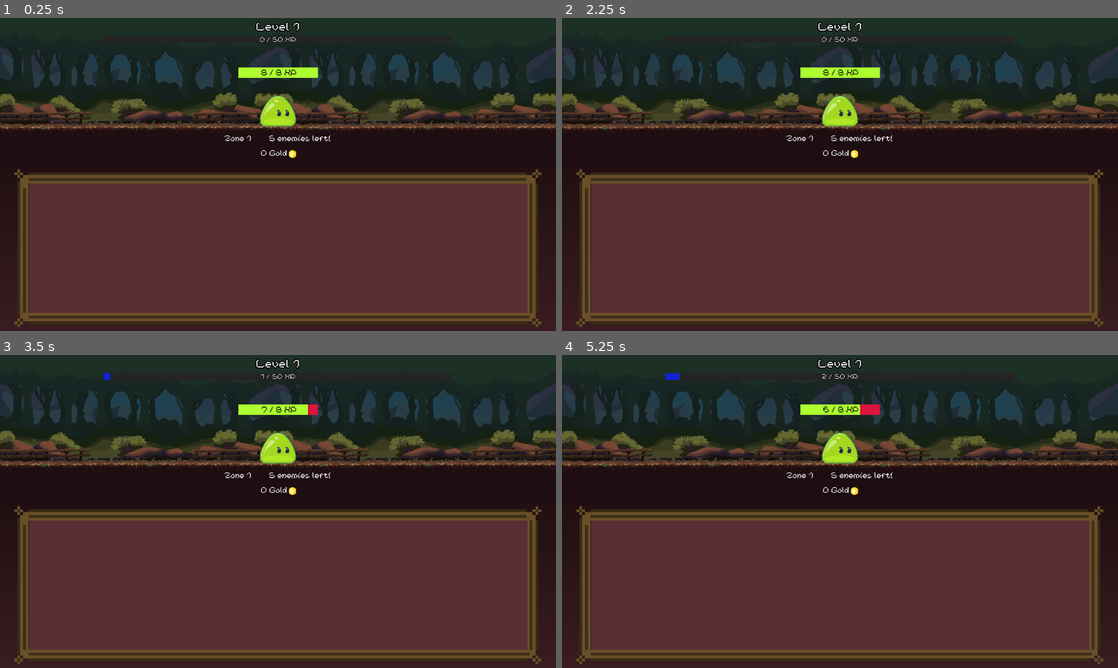
Above: before the commit, frames 1-4 (two rows, left to right).
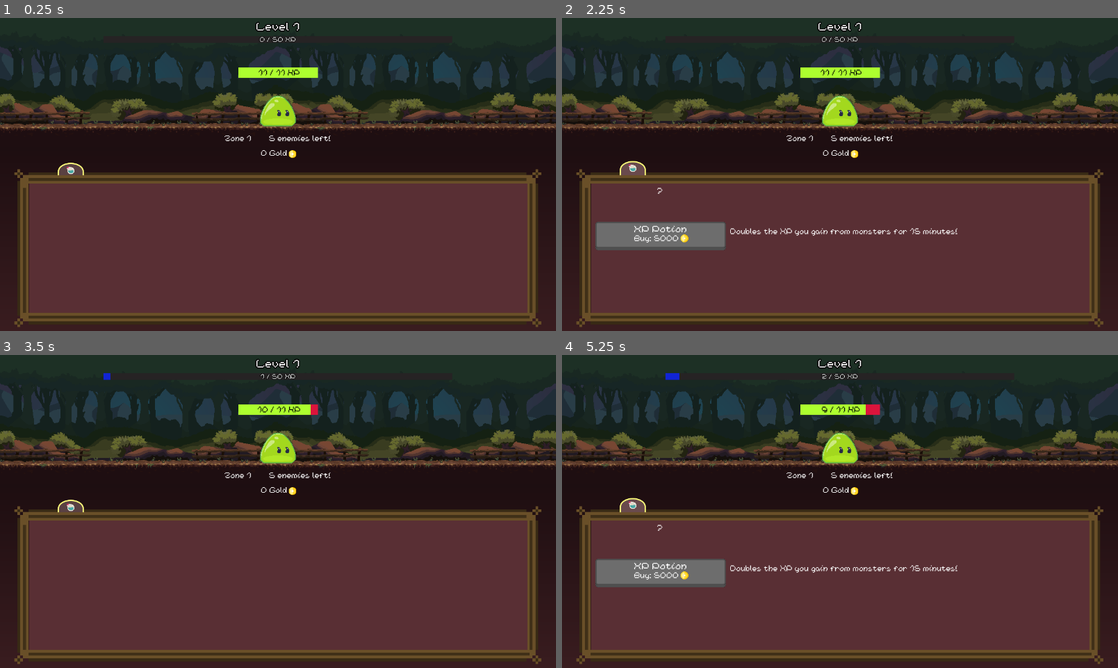
Above: after the commit, the same moments.

Repository: TTTaevas/SwordVenture
Game: Godot game, scene res://scenes/game.tscn
Two runs of this game, one before a commit and one after it. Both use one fixed random seed, a clock stepped at 60 frames per second and the inputs below. Before the commit the project starts from res://game.tscn.
Inputs (mouse positions are in pixels of both pictures, inside the frame that each line leads up to):
- Up to frame 1 (0.25 s): no input
- Up to frame 2 (2.25 s): click (634, 168) at 0.52 s; click (634, 168) at 1.27 s; click (634, 168) at 2.02 s
- Up to frame 3 (3.5 s): tap Enter at 2.75 s; move the mouse to (278, 448) at 2.77 s; click (278, 448) at 2.92 s
- Up to frame 4 (5.25 s): tap Space at 3.5, 5 s; move the mouse to (728, 527) at 3.52 s; click (728, 527) at 3.67 s; tap Enter at 4.25 s; move the mouse to (895, 442) at 4.27 s; click (895, 442) at 4.42 s; move the mouse to (812, 574) at 5.02 s; click (812, 574) at 5.17 s

The runs differ from the first frame. In frame 1, 0.2% of the frame differs, in the area x 10-54%, y 16-51%; in frame 2, 2.7%; in frame 3, 0.3%; in frame 4, 2.8%, in the area x 6-72%, y 15-75%.

Commit message:
commit message

Diff:
--- a/button.tscn
+++ /dev/null
@@ -1,7 +0,0 @@
-[gd_scene format=3 uid="uid://dwrr57nv07bmx"]
-
-[node name="Button" type="Button"]
-offset_right = 470.0
-offset_bottom = 110.0
-toggle_mode = true
-flat = true
--- a/project.godot
+++ b/project.godot
@@ -11,14 +11,14 @@
 [application]
 
 config/name="clicker-game"
-run/main_scene="res://game.tscn"
+run/main_scene="res://scenes/game.tscn"
 config/features=PackedStringArray("4.1", "GL Compatibility")
 boot_splash/show_image=false
 config/icon="res://icon.svg"
 
 [autoload]
 
-PlayerVariables="*res://player_variables.gd"
+PlayerVariables="*res://scenes/player_variables.gd"
 
 [display]
 
--- /dev/null
+++ b/scenes/bottom/shop.gd
@@ -0,0 +1,13 @@
+extends Control
+
+var category: String
+
+func _process(_delta):
+	if category == "swords":
+		$Container/VContainer/Stats.text = "Damage per second: %s
+		Damage per attack: %s
+		Attacks per second: %s" % [
+			PlayerVariables.damage_per_second,
+			PlayerVariables.damage_per_attack,
+			PlayerVariables.attacks_per_second
+		]
--- a/shop.tscn
+++ b/scenes/bottom/shop.tscn
@@ -1,7 +1,7 @@
 [gd_scene load_steps=3 format=3 uid="uid://doqgib1stltyo"]
 
-[ext_resource type="Script" path="res://shop.gd" id="1_e3kmj"]
-[ext_resource type="LabelSettings" uid="uid://cpuux455m0mhe" path="res://font.tres" id="2_xu3t6"]
+[ext_resource type="Script" path="res://scenes/bottom/shop.gd" id="1_s5rbp"]
+[ext_resource type="LabelSettings" uid="uid://cpuux455m0mhe" path="res://font.tres" id="2_yye7i"]
 
 [node name="Shop" type="Control"]
 layout_mode = 3
@@ -10,12 +10,14 @@
 anchor_bottom = 1.0
 grow_horizontal = 2
 grow_vertical = 2
-script = ExtResource("1_e3kmj")
+script = ExtResource("1_s5rbp")
 
 [node name="Container" type="ScrollContainer" parent="."]
 layout_mode = 2
-offset_right = 40.0
-offset_bottom = 40.0
+offset_left = 115.0
+offset_top = 42.0
+offset_right = 155.0
+offset_bottom = 82.0
 
 [node name="VContainer" type="VBoxContainer" parent="Container"]
 layout_mode = 2
@@ -23,8 +25,8 @@
 
 [node name="Stats" type="Label" parent="Container/VContainer"]
 layout_mode = 2
-text = "Damage per second: 0
-Damage per attack: 0
-Attacks per second: 0"
-label_settings = ExtResource("2_xu3t6")
+text = "?"
+label_settings = ExtResource("2_yye7i")
 horizontal_alignment = 1
+vertical_alignment = 2
+autowrap_mode = 1
--- /dev/null
+++ b/scenes/bottom/shop_button.gd
@@ -0,0 +1,104 @@
+extends TextureButton
+
+signal buy(item)
+
+# Universal
+var psed := false
+var i_name: String
+var i_description: String
+var category: String
+var price: int
+
+# Swords
+var current_dps := 0
+var dps: int
+var original_dps: int
+var level := 0
+
+# Potions
+var duration: int
+var duration_left := 0
+var effect: Callable
+var expired_effect: Callable
+
+func _ready():
+	$Item.text = i_name
+	$Description.text = i_description
+	original_dps = dps
+
+func _process(_delta):
+	if PlayerVariables.gold < price or duration_left > 0 or level + 1 > PlayerVariables.level:
+		disabled = true
+	elif disabled == true:
+		disabled = false
+
+	$Price.text = "%s: %s" % ["Buy" if level == 0 else "Upgrade", price]
+	$Price.size = $Price.get_theme_font("font").get_string_size($Price.text)
+
+	$Item.position.x = (size.x / 2) - ($Item.size.x / 2)
+	var gs_width = $GoldSprite.texture.get_width() * $GoldSprite.scale.x
+	$Price.position.x = (size.x / 2) - ($Price.size.x / 2) - (gs_width / 2)
+	$GoldSprite.position.x = $Price.position.x + $Price.size.x + 12
+
+	if button_pressed and psed == false:
+		psed = true
+		var children := get_children().filter(func(i): return i.name != "Stats")
+		for i in children:
+			i.position.y += 5
+	elif button_pressed == false and psed:
+		psed = false
+		var children := get_children().filter(func(i): return i.name != "Stats")
+		for i in children:
+			i.position.y -= 5
+
+	if level < 1:
+		if category == "swords":
+			$Stats.text = "Once equipped, it is able to deal %s damage per second!" % dps
+		else:
+			$Stats.text = ""
+	else:
+		if category == "swords":
+			$Stats.text = "Does %s dps, will do %s if you upgrade it! Requires Level %s." % [current_dps, dps, level + 1]
+		else:
+			$Stats.text = "%s left!" % translate_time(duration_left)
+
+	$Description.size = $Description.get_theme_font("font").get_string_size($Description.text)
+	$Description.position.x = size.x + 10
+	$Description.position.y = 15
+
+	$Stats.size = $Stats.get_theme_font("font").get_string_size($Stats.text)
+	$Stats.position.x = size.x + 10
+	$Stats.position.y = 35
+
+func _pressed():
+	level += 1
+	if category == "swords":
+		buy.emit({"name": i_name, "price": price, "category": category, "dps": dps, "equipped": false})
+		price = ceil(price * 1.07)
+		current_dps = dps
+		dps += original_dps
+	elif category == "potions":
+		price = ceil(price * 8.60)
+		duration_left = duration
+		effect.call()
+		for i in duration_left:
+			await get_tree().create_timer(1).timeout
+			duration_left -= 1
+			if i + 1 == duration:
+				expired_effect.call()
+				level -= 1
+
+func translate_time(seconds: int):
+	var m := 0
+	var s = 0
+
+	var i = seconds
+	while i >= 60:
+		m += 1
+		i -= 60
+	while i > 0:
+		s += 1
+		i -= 1
+
+	s = ("0%s" % s) if s < 10 else s
+	return "%s:%s" % [m, s]
--- a/shop_button.tscn
+++ b/scenes/bottom/shop_button.tscn
@@ -1,26 +1,26 @@
 [gd_scene load_steps=9 format=3 uid="uid://dv6j7d1wb4lp8"]
 
-[ext_resource type="Texture2D" uid="uid://2qkltni53yls" path="res://sprites/button.png" id="1_d87om"]
-[ext_resource type="Texture2D" uid="uid://cwqekda54104m" path="res://sprites/button-pressed.png" id="2_ab0kq"]
-[ext_resource type="Texture2D" uid="uid://c6yy4iwyt684a" path="res://sprites/button-disabled.png" id="2_wx7dx"]
-[ext_resource type="Script" path="res://shop_button.gd" id="4_tf2b4"]
-[ext_resource type="FontFile" uid="uid://kr3d464f7640" path="res://NineteenNinetySix-lWzq.ttf" id="4_vxvq5"]
-[ext_resource type="LabelSettings" uid="uid://cpuux455m0mhe" path="res://font.tres" id="5_nhsk4"]
-[ext_resource type="Texture2D" uid="uid://dsurnabs8anjd" path="res://sprites/icons/coin.png" id="7_6trgp"]
+[ext_resource type="Texture2D" uid="uid://2qkltni53yls" path="res://sprites/button.png" id="1_q7po2"]
+[ext_resource type="Texture2D" uid="uid://cwqekda54104m" path="res://sprites/button-pressed.png" id="2_is6mq"]
+[ext_resource type="Texture2D" uid="uid://c6yy4iwyt684a" path="res://sprites/button-disabled.png" id="3_tepil"]
+[ext_resource type="Script" path="res://scenes/bottom/shop_button.gd" id="4_6fwbr"]
+[ext_resource type="FontFile" uid="uid://kr3d464f7640" path="res://NineteenNinetySix-lWzq.ttf" id="5_j1y8c"]
+[ext_resource type="LabelSettings" uid="uid://cpuux455m0mhe" path="res://font.tres" id="6_6b5uk"]
+[ext_resource type="Texture2D" uid="uid://dsurnabs8anjd" path="res://sprites/icons/coin.png" id="7_4gwl3"]
 
 [sub_resource type="LabelSettings" id="LabelSettings_ltf2n"]
 line_spacing = 2.0
-font = ExtResource("4_vxvq5")
+font = ExtResource("5_j1y8c")
 font_size = 20
 
 [node name="Shop_button" type="TextureButton"]
 offset_right = 40.0
 offset_bottom = 40.0
 keep_pressed_outside = true
-texture_normal = ExtResource("1_d87om")
-texture_pressed = ExtResource("2_ab0kq")
-texture_disabled = ExtResource("2_wx7dx")
-script = ExtResource("4_tf2b4")
+texture_normal = ExtResource("1_q7po2")
+texture_pressed = ExtResource("2_is6mq")
+texture_disabled = ExtResource("3_tepil")
+script = ExtResource("4_6fwbr")
 
 [node name="Item" type="Label" parent="."]
 layout_mode = 0
--- a/shop_category.tscn
+++ b/scenes/bottom/shop_category.tscn
@@ -2,7 +2,7 @@
 
 [ext_resource type="Texture2D" uid="uid://cvloyjjmu7vv2" path="res://sprites/category_closed.png" id="1_d4ew0"]
 [ext_resource type="Texture2D" uid="uid://b5f8vqkn1asb7" path="res://sprites/category_open.png" id="2_jyt82"]
-[ext_resource type="Script" path="res://shop_category.gd" id="3_6al8e"]
+[ext_resource type="Script" path="res://scenes/bottom/shop_category.gd" id="3_6al8e"]
 [ext_resource type="Texture2D" uid="uid://c06bk3klll0wx" path="res://sprites/icons/potion.png" id="4_egnbv"]
 
 [node name="Shop_category" type="TextureButton"]
--- a/bottom_screen.gd
+++ b/scenes/bottom_screen.gd
@@ -4,29 +4,34 @@
 
 var categories = [
 	{"name": "swords", "sprite": "res://sprites/icons/sword.png", "required_level": 2}, #2
-	{"name": "potions", "sprite": "res://sprites/icons/potion.png", "required_level": 4}, #4
+	{"name": "potions", "sprite": "res://sprites/icons/potion.png", "required_level": 1}, #4
 	{"name": "scrolls", "sprite": "res://sprites/icons/scroll.png", "required_level": 10}, #10
 	{"name": "enchantments", "sprite": "res://sprites/icons/spark.png", "required_level": 20}, #20
 ]
-var shop_category = preload("res://shop_category.tscn")
+var shop_category = preload("res://scenes/bottom/shop_category.tscn")
 
 var items = [
-	{"category": "swords", "price": 5, "dps": 1, "name": "Wooden Stick", #5 #1
-	"description": "A weird stick an old man sold you. It looks very fragile."},
-	{"category": "swords", "price": 30, "dps": 3, "name": "Stone Sword", #30
-	"description": "Two rocks assembled on a stick. It's very cubic."},
-	{"category": "swords", "price": 100, "dps": 7, "name": "Iron Sword",
-	"description": "Forged by a blacksmith amateur. You'll have to deal with it."},
-	{"category": "swords", "price": 800, "dps": 20, "name": "Ruby Sword",
-	"description": "Shines like blood. Is it even made with Ruby?"},
-	{"category": "swords", "price": 3000, "dps": 60, "name": "Fire Sword",
-	"description": "A magical sword made of fire. Useful to cook some skeletons."},
-	{"category": "swords", "price": 12000, "dps": 150, "name": "Sapphire Sword",
-	"description": "Infused with magic, this sword shoots waves."},
+	{"category": "swords", "price": 5, "dps": 1, "i_name": "Wooden Stick", #5 #1
+	"i_description": "A weird stick an old man sold you. It looks very fragile."},
+	{"category": "swords", "price": 30, "dps": 3, "i_name": "Stone Sword", #30
+	"i_description": "Two rocks assembled on a stick. It's very cubic."},
+	{"category": "swords", "price": 100, "dps": 7, "i_name": "Iron Sword",
+	"i_description": "Forged by a blacksmith amateur. You'll have to deal with it."},
+	{"category": "swords", "price": 800, "dps": 20, "i_name": "Ruby Sword",
+	"i_description": "Shines like blood. Is it even made with Ruby?"},
+	{"category": "swords", "price": 3000, "dps": 60, "i_name": "Fire Sword",
+	"i_description": "A magical sword made of fire. Useful to cook some skeletons."},
+	{"category": "swords", "price": 12000, "dps": 150, "i_name": "Sapphire Sword",
+	"i_description": "Infused with magic, this sword shoots waves."},
+
+	{"category": "potions", "price": 5000, "duration": 15 * 60, "i_name": "XP Potion",
+	"i_description": "Doubles the XP you gain from monsters for 15 minutes!",
+	"effect": func(): PlayerVariables.xp_effects.push_back(2),
+	"expired_effect": func(): PlayerVariables.xp_effects.remove_at(PlayerVariables.xp_effects.find(2))},
 ]
-var shop_item = preload("res://shop_button.tscn")
+var shop_item = preload("res://scenes/bottom/shop_button.tscn")
 
-var shop_selling = preload("res://shop.tscn")
+var shop_selling = preload("res://scenes/bottom/shop.tscn")
 
 var bought_items = []
 
@@ -55,17 +60,18 @@
 			var item = shop_item.instantiate()
 			item.name = "item_%s" % id
 			item.category = cat["name"]
-			item.i_name = i["name"]
-			item.i_description = i["description"]
-			item.price = i["price"]
-			item.dps = i["dps"]
+
+			var keys = i.keys()
+			for key in keys:
+				item[key] = i[key]
+
 			item.connect("buy", buy)
 			shop.find_child("VContainer", true, false).add_child(item)
 
 			# Cheat for vertical scrollbar
 			var separator = TextureRect.new()
-			separator.z_index = -10
-			separator.name = "separator_%s" % id
+			separator.name = "separator_%s-%s" % [cat["name"], id]
+			separator.mouse_filter = separator.MOUSE_FILTER_IGNORE
 			separator.texture = GradientTexture2D.new()
 			separator.texture.set_height(10 if id != len(filtered_items) else 60)
 			separator.texture.gradient = Gradient.new()
@@ -74,12 +80,12 @@
 
 		# Cheat for horizontal scrollbar
 		if len(filtered_items) > 0:
-			filtered_items.sort_custom(func(a, b): return len(a.description) > len(b.description))
+			filtered_items.sort_custom(func(a, b): return len(a.i_description) > len(b.i_description))
 			var l = filtered_items[0]
-			var x = shop.find_children("item_*", "", true, false)[0].get_theme_font("font").get_string_size(l.description).x
+			var x = shop.find_children("item_*", "", true, false)[0].get_theme_font("font").get_string_size(l.i_description).x
 			var separator = TextureRect.new()
-			separator.z_index = -10
-			separator.name = "separator_horizontal"
+			separator.name = "separator_%s-horizontal" % cat["name"]
+			separator.mouse_filter = separator.MOUSE_FILTER_IGNORE
 			separator.texture = GradientTexture2D.new()
 			separator.texture.set_width(x * 2)
 			separator.texture.set_height(1)
--- a/bottom_screen.tscn
+++ b/scenes/bottom_screen.tscn
@@ -1,9 +1,9 @@
 [gd_scene load_steps=7 format=3 uid="uid://pdloxy5lmu86"]
 
-[ext_resource type="Script" path="res://bottom_screen.gd" id="1_4gij1"]
-[ext_resource type="LabelSettings" uid="uid://cpuux455m0mhe" path="res://font.tres" id="2_4n3bo"]
-[ext_resource type="Texture2D" uid="uid://dsurnabs8anjd" path="res://sprites/icons/coin.png" id="3_34u47"]
-[ext_resource type="Texture2D" uid="uid://dwj7nmugh8so0" path="res://sprites/borders.png" id="4_2tjxh"]
+[ext_resource type="Script" path="res://scenes/bottom_screen.gd" id="1_f157k"]
+[ext_resource type="LabelSettings" uid="uid://cpuux455m0mhe" path="res://font.tres" id="2_n1mm5"]
+[ext_resource type="Texture2D" uid="uid://dsurnabs8anjd" path="res://sprites/icons/coin.png" id="3_kf4fc"]
+[ext_resource type="Texture2D" uid="uid://dwj7nmugh8so0" path="res://sprites/borders.png" id="4_ur28x"]
 
 [sub_resource type="Gradient" id="Gradient_xl7xx"]
 colors = PackedColorArray(0.227451, 0.113725, 0.12549, 1, 0.117647, 0.054902, 0.0666667, 1)
@@ -15,7 +15,7 @@
 metadata/_snap_enabled = true
 
 [node name="Bottom_screen" type="Node2D"]
-script = ExtResource("1_4gij1")
+script = ExtResource("1_f157k")
 
 [node name="Background" type="TextureRect" parent="."]
 offset_left = 439.0
--- a/enemy_screen.gd
+++ b/scenes/enemy_screen.gd
@@ -2,7 +2,7 @@
 
 signal gold_change
 
-var enemy_scene = preload("res://enemy.tscn")
+var enemy_scene = preload("res://scenes/top/enemy.tscn")
 var enemies_left = 0
 
 var animation_ongoing := false
@@ -24,16 +24,11 @@
 	$Zone.position.x = (get_viewport_rect().size.x / 2) - (($Zone.size.x + $Enemies_left.size.x + 40) / 2)
 	$Enemies_left.position.x = $Zone.position.x + $Zone.size.x + 40
 
-	if PlayerVariables.experience >= PlayerVariables.max_experience:
-		PlayerVariables.experience = 0
-		PlayerVariables.max_experience = round(PlayerVariables.max_experience * 1.4)
-		PlayerVariables.level += 1
-
 func pacification(method, e):
 	if method == "death":
 		PlayerVariables.enemies_killed += 1
 		gold_change.emit(max(1, round(e.max_health / 10)))
-		PlayerVariables.experience += PlayerVariables.zone
+		PlayerVariables.gain_experience(PlayerVariables.zone)
 	elif method == "flee":
 		var enemy = e.duplicate()
 		for property in e.get_property_list():
@@ -52,7 +47,7 @@
 
 			PlayerVariables.zone += 1
 			PlayerVariables.enemies_killed = 0
-			PlayerVariables.enemies_to_progress = 10
+			PlayerVariables.enemies_to_progress = 10 if randi() % 101 < 100 else 25
 		else:
 			for i in enemies:
 				i.free()
--- a/enemy_screen.tscn
+++ b/scenes/enemy_screen.tscn
@@ -1,9 +1,9 @@
 [gd_scene load_steps=5 format=3 uid="uid://f06seee5et7e"]
 
-[ext_resource type="Script" path="res://enemy_screen.gd" id="1_4muio"]
-[ext_resource type="PackedScene" uid="uid://2lhc2v1sp8vg" path="res://background.tscn" id="2_wk1xv"]
+[ext_resource type="Script" path="res://scenes/enemy_screen.gd" id="1_4muio"]
+[ext_resource type="PackedScene" uid="uid://2lhc2v1sp8vg" path="res://scenes/top/background.tscn" id="2_wk1xv"]
 [ext_resource type="LabelSettings" uid="uid://cpuux455m0mhe" path="res://font.tres" id="3_giub2"]
-[ext_resource type="PackedScene" uid="uid://iwi5ikm0uld6" path="res://level.tscn" id="4_f8fu2"]
+[ext_resource type="PackedScene" uid="uid://iwi5ikm0uld6" path="res://scenes/top/level.tscn" id="4_f8fu2"]
 
 [node name="Enemy_screen" type="Node2D"]
 script = ExtResource("1_4muio")
--- a/game.tscn
+++ b/scenes/game.tscn
@@ -1,8 +1,8 @@
 [gd_scene load_steps=4 format=3 uid="uid://wjr5471kp4hn"]
 
-[ext_resource type="Script" path="res://game.gd" id="1_5u8fi"]
-[ext_resource type="PackedScene" uid="uid://f06seee5et7e" path="res://enemy_screen.tscn" id="1_gl7b4"]
-[ext_resource type="PackedScene" uid="uid://pdloxy5lmu86" path="res://bottom_screen.tscn" id="2_1ybcm"]
+[ext_resource type="Script" path="res://scenes/game.gd" id="1_5u8fi"]
+[ext_resource type="PackedScene" uid="uid://f06seee5et7e" path="res://scenes/enemy_screen.tscn" id="1_gl7b4"]
+[ext_resource type="PackedScene" uid="uid://pdloxy5lmu86" path="res://scenes/bottom_screen.tscn" id="2_1ybcm"]
 
 [node name="Game" type="Node2D"]
 script = ExtResource("1_5u8fi")
--- a/player_variables.gd
+++ b/scenes/player_variables.gd
@@ -3,6 +3,19 @@
 var level := 1
 var experience := 0
 var max_experience := 50
+var xp_effects := []
+
+func gain_experience(xp):
+	for effect in xp_effects:
+		xp *= effect
+
+	while xp > 0:
+		experience += 1
+		if experience >= max_experience:
+			level += 1
+			experience = 0
+			max_experience = round(PlayerVariables.max_experience * 1.4)
+		xp -= 1
 
 var gold := 0
 
--- a/background.gd
+++ b/scenes/top/background.gd
@@ -2,7 +2,7 @@
 
 func _process(_delta):
 	var screen := get_viewport_rect().size
-	var elements := get_children()
+	var elements := find_children("", "TextureRect")
 
 	var size = 640
 	while size < screen.x * 3:
@@ -15,9 +15,12 @@
 			i.position.x = 0
 
 func animate(max_time: float, normal_speed: float, enemies):
-	var elements := get_children()
+	var elements := find_children("", "TextureRect")
 	var time := randf_range(0.90, max_time)
 	var speed := normal_speed + (time / 2)
+
+	var c = randi() % 3
+	var positive := bool(randi() % 2)
 
 	while time > 0:
 		await get_tree().create_timer(0.01).timeout
@@ -39,6 +42,17 @@
 			speed /= 1.05
 		time -= 0.01
 
+		var colors = [$Light.color.r, $Light.color.g, $Light.color.b, $Light.color.a]
+		if positive:
+			colors[c] += randf_range(0.00, 0.0005)
+		else:
+			colors[c] -= randf_range(0.00, 0.0005)
+		if colors[c] > 0.7 and positive:
+			positive = false
+		if colors[c] < -0.2 and not positive:
+			positive = true
+		$Light.set_color(Color(colors[0], colors[1], colors[2], colors[3]))
+
 	for i in enemies:
 		i.free()
 
--- a/background.tscn
+++ b/scenes/top/background.tscn
@@ -1,6 +1,6 @@
 [gd_scene load_steps=10 format=3 uid="uid://2lhc2v1sp8vg"]
 
-[ext_resource type="Script" path="res://background.gd" id="1_ls6f0"]
+[ext_resource type="Script" path="res://scenes/top/background.gd" id="1_ls6f0"]
 [ext_resource type="Texture2D" uid="uid://b8gnka63ky5c2" path="res://sprites/background/1Tiles.png" id="2_es3oe"]
 [ext_resource type="Texture2D" uid="uid://c54fesbk88kk" path="res://sprites/background/2Fence.png" id="3_8aaws"]
 [ext_resource type="Texture2D" uid="uid://bwb1jlcciwhuu" path="res://sprites/background/3Bushes.png" id="4_imf26"]
@@ -84,3 +84,10 @@
 texture = ExtResource("9_nsdj1")
 expand_mode = 1
 stretch_mode = 1
+
+[node name="Light" type="DirectionalLight2D" parent="."]
+position = Vector2(315, 161)
+color = Color(0, 0, 0, 1)
+energy = 0.15
+range_z_min = -349
+shadow_color = Color(0, 0, 0, 0.85098)
--- a/enemy.gd
+++ b/scenes/top/enemy.gd
@@ -11,8 +11,8 @@
 }
 var mouse_on_sprite := false
 
-var healthbar = preload("res://health.tscn")
-var panicbar = preload("res://panic.tscn")
+var healthbar = preload("res://scenes/top/health.tscn")
+var panicbar = preload("res://scenes/top/panic.tscn")
 var found_dead := false
 var latest_click := Time.get_unix_time_from_system()
 
@@ -111,7 +111,7 @@
 		pacification.emit("death", self)
 
 	elif personality == "coward" and not fleeing and not found_dead:
-		var dice = floor(randf_range(1, ((100 * (health + PlayerVariables.level)) / max_health)))
+		var dice = floor(randf_range(1, ((100 * (health + int(PlayerVariables.level / 2))) / max_health)))
 
 		if dice <= (panic * 3) or fled_once:
 			shake += 2 if dice <= (panic) else -shake + -2
@@ -132,7 +132,7 @@
 	if ev is InputEventMouseButton and ev.button_index == MOUSE_BUTTON_LEFT:
 		if ev.pressed and mouse_on_sprite and health > 0 and not fleeing:
 			health -= PlayerVariables.level
-			PlayerVariables.experience += 1
+			PlayerVariables.gain_experience(1)
 
 			var click_time := Time.get_unix_time_from_system()
 			latest_click = click_time
--- a/enemy.tscn
+++ b/scenes/top/enemy.tscn
@@ -1,10 +1,10 @@
 [gd_scene load_steps=2 format=3 uid="uid://fsm14h585y6t"]
 
-[ext_resource type="Script" path="res://enemy.gd" id="1_rcq4w"]
+[ext_resource type="Script" path="res://scenes/top/enemy.gd" id="1_fh0y6"]
 
 [node name="Enemy" type="Area2D"]
 position = Vector2(1, 1)
-script = ExtResource("1_rcq4w")
+script = ExtResource("1_fh0y6")
 
 [connection signal="mouse_entered" from="." to="." method="_on_enemy_mouse_entered"]
 [connection signal="mouse_exited" from="." to="." method="_on_enemy_mouse_exited"]
--- a/health.tscn
+++ b/scenes/top/health.tscn
@@ -2,7 +2,7 @@
 
 [ext_resource type="Texture2D" uid="uid://chuqjfohskl7s" path="res://sprites/healthbar_empty.png" id="1_ycd3f"]
 [ext_resource type="Texture2D" uid="uid://car6splam6lsu" path="res://sprites/healthbar_full.png" id="2_qn6k8"]
-[ext_resource type="Script" path="res://health.gd" id="3_1nh6o"]
+[ext_resource type="Script" path="res://scenes/top/health.gd" id="3_1nh6o"]
 [ext_resource type="FontFile" uid="uid://kr3d464f7640" path="res://NineteenNinetySix-lWzq.ttf" id="4_a1dqm"]
 
 [sub_resource type="LabelSettings" id="LabelSettings_tscqr"]
--- a/level.tscn
+++ b/scenes/top/level.tscn
@@ -1,6 +1,6 @@
 [gd_scene load_steps=7 format=3 uid="uid://iwi5ikm0uld6"]
 
-[ext_resource type="Script" path="res://level.gd" id="1_8h12d"]
+[ext_resource type="Script" path="res://scenes/top/level.gd" id="1_8h12d"]
 [ext_resource type="FontFile" uid="uid://kr3d464f7640" path="res://NineteenNinetySix-lWzq.ttf" id="1_d4lrc"]
 [ext_resource type="Texture2D" uid="uid://ga7tektyktsc" path="res://sprites/expbar_empty.png" id="3_7kiep"]
 [ext_resource type="Texture2D" uid="uid://cj4b26y3wcx88" path="res://sprites/expbar_full.png" id="4_hx12s"]
--- a/panic.tscn
+++ b/scenes/top/panic.tscn
@@ -2,7 +2,7 @@
 
 [ext_resource type="Texture2D" uid="uid://mekeu342krgg" path="res://sprites/panicbar_bottom.png" id="1_u44bu"]
 [ext_resource type="Texture2D" uid="uid://dhnnjgx33jfg4" path="res://sprites/panicbar_progress.png" id="3_hrvmn"]
-[ext_resource type="Script" path="res://panic.gd" id="4_pnbcy"]
+[ext_resource type="Script" path="res://scenes/top/panic.gd" id="4_pnbcy"]
 
 [node name="Panic" type="TextureProgressBar"]
 offset_right = 135.0
--- a/shop.gd
+++ /dev/null
@@ -1,12 +0,0 @@
-extends Control
-
-var category: String
-
-func _process(_delta):
-	$Container/VContainer/Stats.text = "Damage per second: %s
-	Damage per attack: %s
-	Attacks per second: %s" % [
-		PlayerVariables.damage_per_second,
-		PlayerVariables.damage_per_attack,
-		PlayerVariables.attacks_per_second
-	]
--- a/shop_button.gd
+++ /dev/null
@@ -1,62 +0,0 @@
-extends TextureButton
-
-signal buy(item)
-
-var psed := false
-var i_name: String
-var i_description: String
-var category: String
-var current_dps := 0
-var dps: int
-var original_dps: int
-var price: int
-var level := 0
-
-func _ready():
-	$Item.text = i_name
-	$Description.text = i_description
-	original_dps = dps
-
-func _process(_delta):
-	if PlayerVariables.gold < price or level + 1 > PlayerVariables.level:
-		disabled = true
-	elif disabled == true:
-		disabled = false
-
-	$Item.position.x = (size.x / 2) - ($Item.size.x / 2)
-	var gs_width = $GoldSprite.texture.get_width() * $GoldSprite.scale.x
-	$Price.position.x = (size.x / 2) - ($Price.size.x / 2) - (gs_width / 2)
-	$GoldSprite.position.x = $Price.position.x + $Price.size.x + 12
-
-	$Price.text = "%s: %s" % ["Buy" if level == 0 else "Upgrade", price]
-
-	if button_pressed and psed == false:
-		psed = true
-		var children := get_children().filter(func(i): return i.name != "Stats")
-		for i in children:
-			i.position.y += 5
-	elif button_pressed == false and psed:
-		psed = false
-		var children := get_children().filter(func(i): return i.name != "Stats")
-		for i in children:
-			i.position.y -= 5
-
-	if level < 1:
-		$Stats.text = "Once equipped, it is able to deal %s damage per second!" % dps
-	else:
-		$Stats.text = "Does %s dps, will do %s if you upgrade it! Requires Level %s." % [current_dps, dps, level + 1]
-
-	$Description.size = $Description.get_theme_font("font").get_string_size($Description.text)
-	$Description.position.x = size.x + 10
-	$Description.position.y = 15
-
-	$Stats.size = $Stats.get_theme_font("font").get_string_size($Stats.text)
-	$Stats.position.x = size.x + 10
-	$Stats.position.y = 35
-
-func _pressed():
-	buy.emit({"name": i_name, "price": price, "category": category, "dps": dps, "equipped": false})
-	price = ceil(price * 1.07)
-	level += 1
-	current_dps = dps
-	dps += original_dps
Not shown: 3 places in scenes/bottom/shop_button.tscn that only renumber resources
Renamed: shop_category.gd -> scenes/bottom/shop_category.gd
Not shown: 1 places in scenes/bottom_screen.tscn that only renumber resources
Renamed: game.gd -> scenes/game.gd
Renamed: health.gd -> scenes/top/health.gd
Renamed: level.gd -> scenes/top/level.gd
Renamed: panic.gd -> scenes/top/panic.gd
